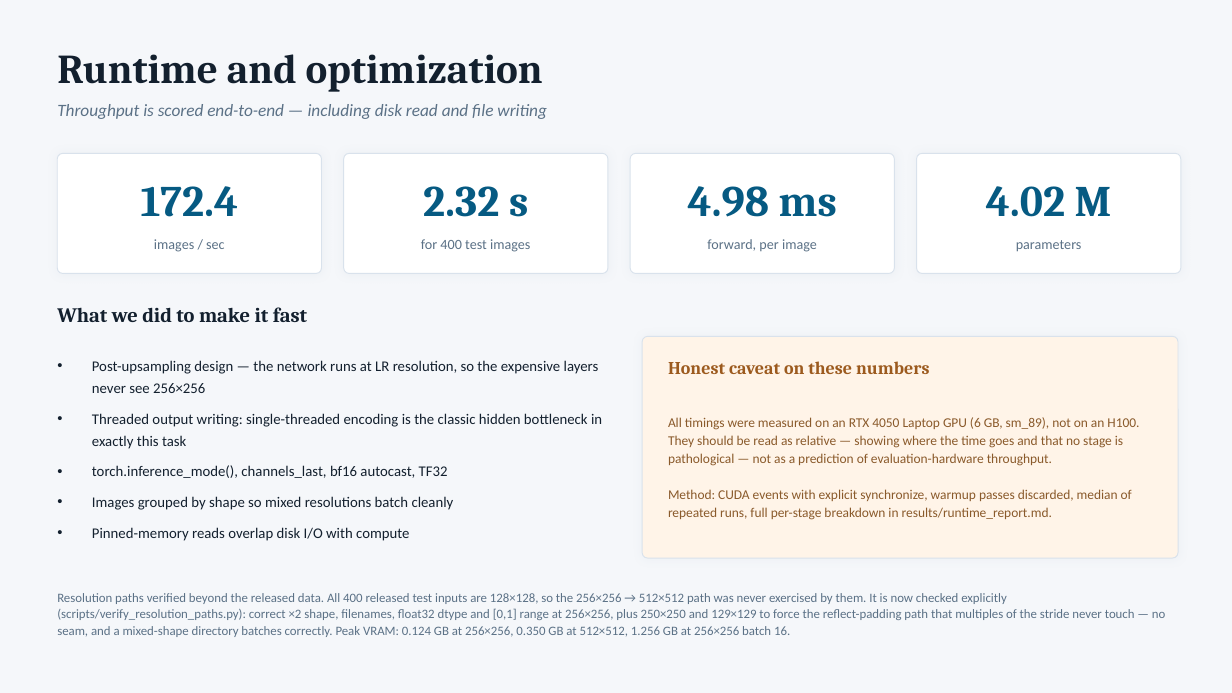
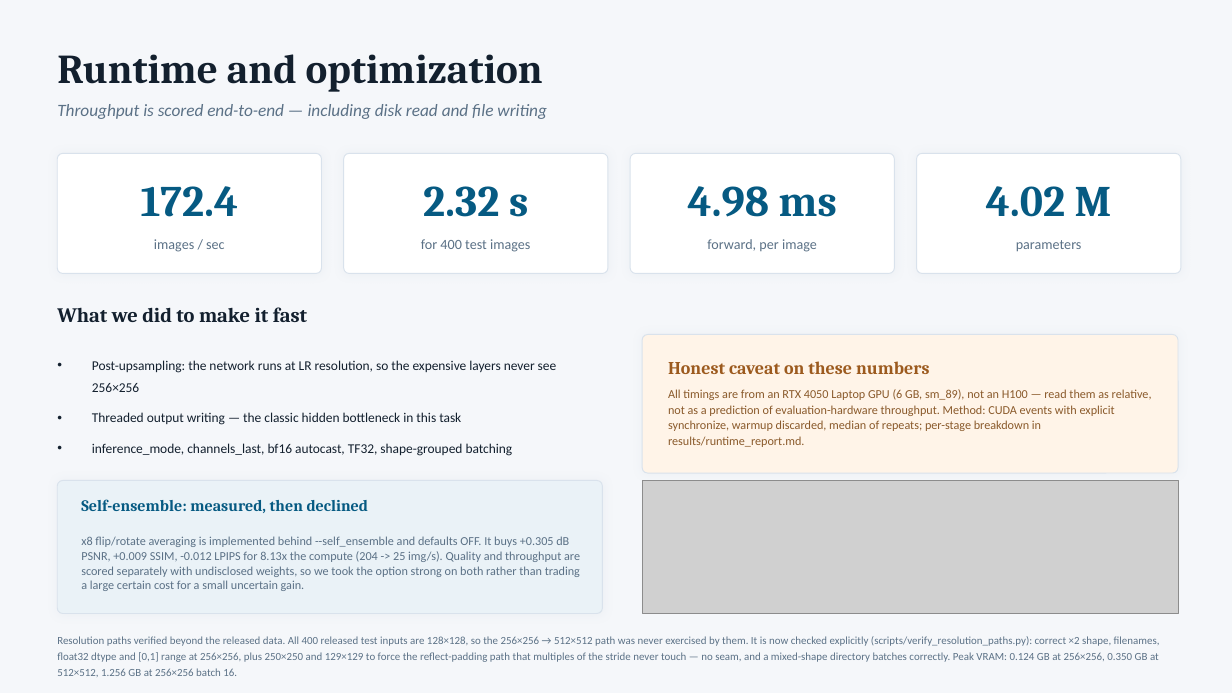
Before and after one commit to shaheeeeeeeeem/kla-restoration, a slide deck: slide 10 of solution_presentation.pptx. Drawn at 1232x693 pixels with LibreOffice and Linux fonts; fonts in the diff are those of the drawing; grey boxes stand for pictures. Boxes give left, top, right and bottom in pixels: in the first picture for what was removed or moved away, otherwise in the second. Text is boxed around its words. In the diff, an @@ line names an element or a change of style, - is before the commit and + after.

```diff
--- a/solution_presentation.pptx
+++ b/solution_presentation.pptx
@@ rounded rectangle resized from (x1=642, y1=336, x2=1178, y2=558) to (x1=642, y1=335, x2=1178, y2=473) @@
@@ rounded rectangle at (x1=642, y1=335, x2=1178, y2=473): proportions changed @@
@@ text at (x1=92, y1=360, x2=557, y2=456): text changed; size 11.5 to 10.5 pt @@
-• Post-upsampling design — the network runs at LR resolution, so the expensive layers never see 256×256
-• Threaded output writing: single-threaded encoding is the classic hidden bottleneck in exactly this task
-• torch.inference_mode(), channels_last, bf16 autocast, TF32
-• Images grouped by shape so mixed resolutions batch cleanly
-• Pinned-memory reads overlap disk I/O with compute
+• Post-upsampling: the network runs at LR resolution, so the expensive layers never see 256×256
+• Threaded output writing — the classic hidden bottleneck in this task
+• inference_mode, channels_last, bf16 autocast, TF32, shape-grouped batching
@@ text at (x1=668, y1=389, x2=1152, y2=447): text changed; size 10.5 to 9.5 pt @@
-All timings were measured on an RTX 4050 Laptop GPU (6 GB, sm_89), not on an H100. They should be read as relative — showing where the time goes and that no stage is pathological — not as a prediction of evaluation-hardware throughput.
-Method: CUDA events with explicit synchronize, warmup passes discarded, median of repeated runs, full per-stage breakdown in results/runtime_report.md.
+All timings are from an RTX 4050 Laptop GPU (6 GB, sm_89), not an H100 — read them as relative, not as a prediction of evaluation-hardware throughput. Method: CUDA events with explicit synchronize, warmup discarded, median of repeats; per-stage breakdown in results/runtime_report.md.
@@ rounded rectangle added at (x1=57, y1=481, x2=603, y2=614), fill #EAF2F7, outline #D9E2EC 0.75 pt @@
@@ text added at (x1=81, y1=499, x2=369, y2=513), 12.5 pt, text #065A82, bold @@
+Self-ensemble: measured, then declined
@@ picture added at (x1=642, y1=481, x2=1178, y2=614) @@
@@ text added at (x1=81, y1=536, x2=580, y2=591), 9.5 pt, text #5B7186 @@
+x8 flip/rotate averaging is implemented behind --self_ensemble and defaults OFF. It buys +0.305 dB PSNR, +0.009 SSIM, -0.012 LPIPS for 8.13x the compute (204 -> 25 img/s). Quality and throughput are scored separately with undisclosed weights, so we took the option strong on both rather than trading a large certain cost for a small uncertain gain.
@@ text "Resolution paths verified beyond the ..." moved from (x1=57, y1=593, x2=1165, y2=637) to (x1=57, y1=636, x2=1160, y2=677) @@
@@ text "Resolution paths verified beyond the ..." at (x1=57, y1=636, x2=1160, y2=677): size 10 to 8.5 pt @@
```
Also in this commit, not shown: 8 other files.
